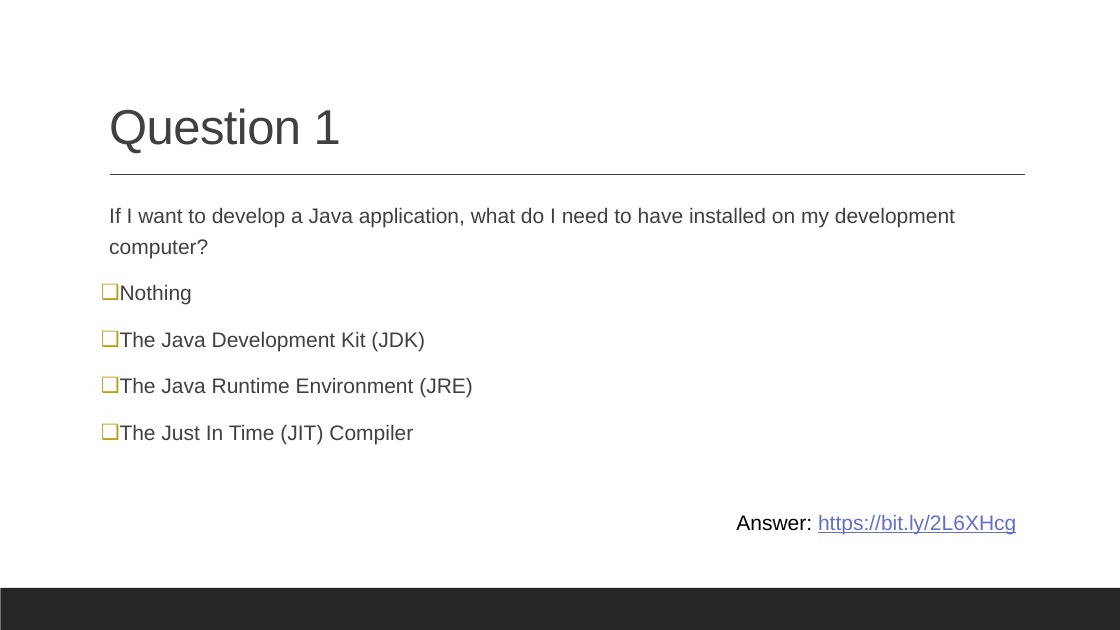
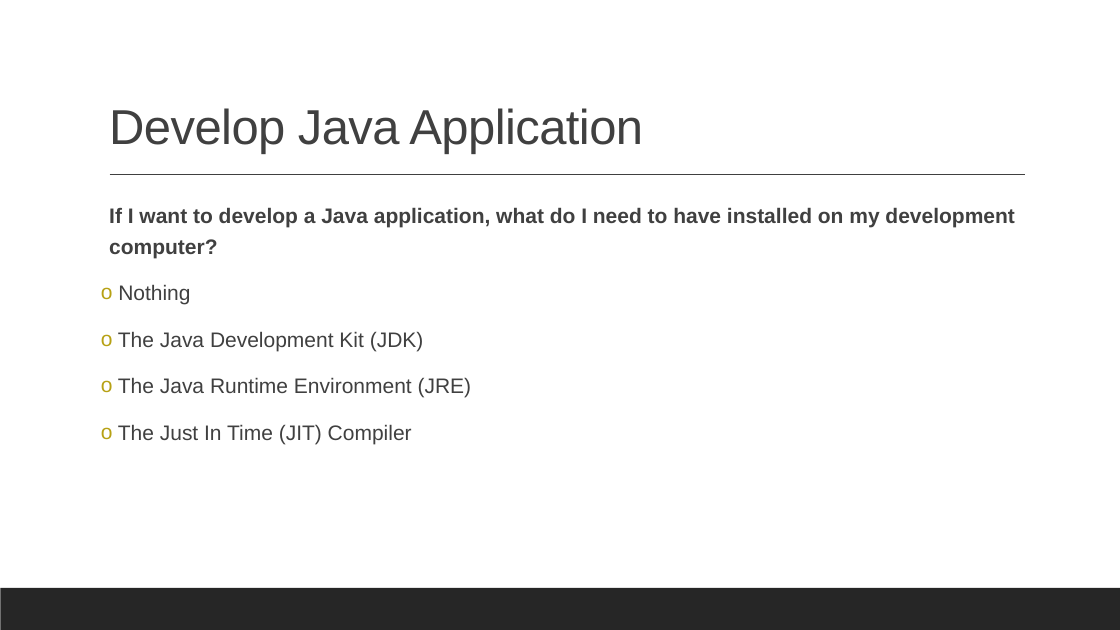
Before and after one commit to albertattard/java-boot-camp, a slide deck: slide 2 of assets/quiz/Quiz - 01.pptx. Drawn at 1120x630 pixels with LibreOffice and Linux fonts; fonts in the diff are those of the drawing. Boxes give left, top, right and bottom in pixels: in the first picture for what was removed or moved away, otherwise in the second. Text is boxed around its words. In the diff, an @@ line names an element or a change of style, - is before the commit and + after.

```diff
--- a/assets/quiz/Quiz - 01.pptx
+++ b/assets/quiz/Quiz - 01.pptx
@@ title at [109, 108, 643, 154]: text changed @@
-Question 1
+Develop Java Application
@@ text "If I want to develop ..." at [109, 207, 1014, 444]: bold on in "If I want to develop a Java ..."; bullet ❑ to o @@
@@ text removed at [736, 515, 1016, 534] @@
-Answer: https://bit.ly/2L6XHcg
```
Also in this commit, not shown: 1 other slide changed, 16 slides added, 3 other files.
